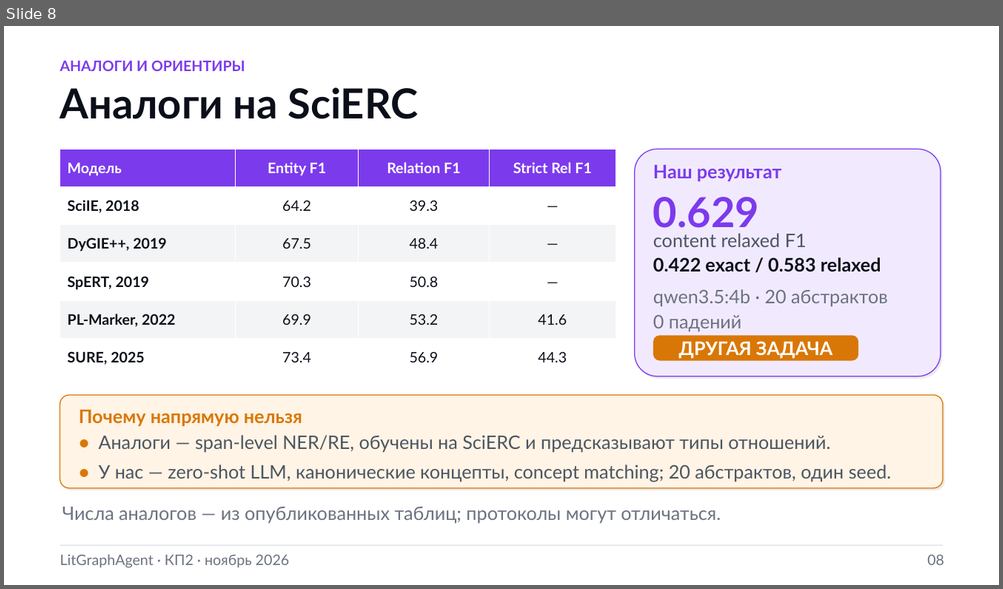
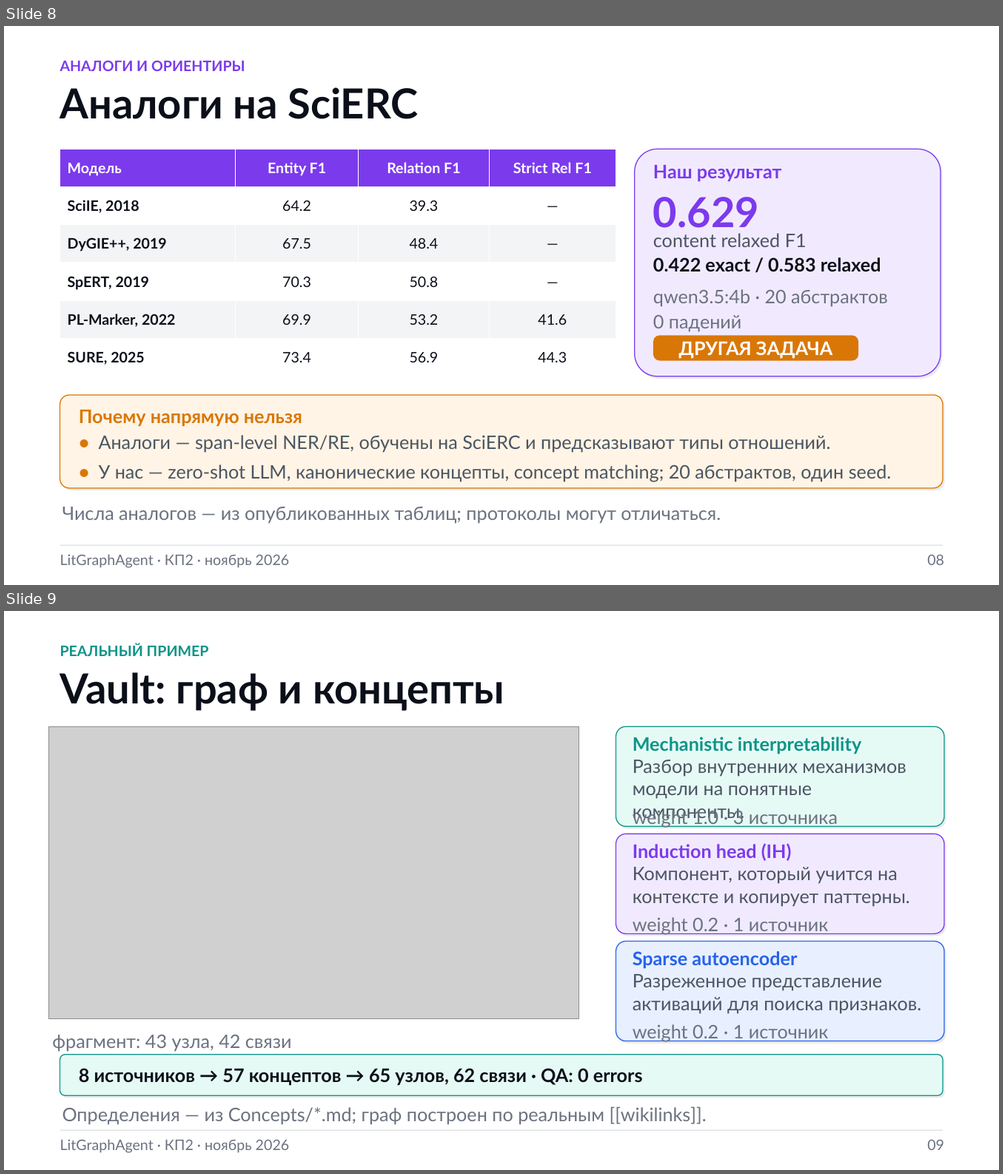
Before and after one commit to Icold21/lit-graph-agent, a slide deck: docs/kp2/kp2_presentation_kp1_style.pptx. Shown one above the other, each under a label of ours: slide 8 before the commit, slides 8 and 9 after it. The pictures are 1003x589 and 1003x1174 pixels, drawn with LibreOffice and Linux fonts; fonts in the diff are those of the drawing; grey boxes stand for pictures; background and template pictures are left out. Boxes give left, top, right and bottom in pixels: in the first picture for what was removed or moved away, otherwise in the second. Text is boxed around its words. In the diff, an @@ line names an element or a change of style, - is before the commit and + after.

Commit message:
docs(kp2): add real vault graph example slide

```diff
--- a/docs/kp2/kp2_presentation_kp1_style.pptx
+++ b/docs/kp2/kp2_presentation_kp1_style.pptx
@@ slide 9 added at (x1=4, y1=611, x2=999, y2=1170), background picture (left out) @@
@@ text added at (x1=60, y1=644, x2=209, y2=656), 14 pt, text #0D9488, bold @@
+РЕАЛЬНЫЙ ПРИМЕР
@@ text added at (x1=60, y1=672, x2=504, y2=711), 40 pt, text #0B0F19, bold @@
+Vault: граф и концепты
@@ picture added at (x1=48, y1=726, x2=578, y2=1019) @@
@@ rounded rectangle added at (x1=616, y1=726, x2=944, y2=826), fill #E6FAF5, outline #0D9488 0.9 pt @@
@@ rounded rectangle added at (x1=617, y1=729, x2=945, y2=829), fill #E9EAEC @@
@@ text added at (x1=632, y1=737, x2=861, y2=755), 18 pt, text #0D9488, bold @@
+Mechanistic interpretability
@@ text added at (x1=632, y1=760, x2=905, y2=821), 18 pt, text #4B5563 @@
+Разбор внутренних механизмов модели на понятные компоненты.
@@ text added at (x1=632, y1=809, x2=837, y2=827), 18 pt, text #6B7280 @@
+weight 1.0 · 3 источника
@@ rounded rectangle added at (x1=616, y1=834, x2=944, y2=934), fill #F1EAFF, outline #7C3AED 0.9 pt @@
@@ rounded rectangle added at (x1=617, y1=836, x2=945, y2=937), fill #E9EAEC @@
@@ text added at (x1=632, y1=843, x2=791, y2=861), 18 pt, text #7C3AED, bold @@
+Induction head (IH)
@@ text added at (x1=632, y1=867, x2=910, y2=906), 18 pt, text #4B5563 @@
+Компонент, который учится на контексте и копирует паттерны.
@@ text added at (x1=632, y1=917, x2=828, y2=935), 18 pt, text #6B7280 @@
+weight 0.2 · 1 источник
@@ rounded rectangle added at (x1=616, y1=942, x2=944, y2=1042), fill #E8EFFF, outline #2563EB 0.9 pt @@
@@ rounded rectangle added at (x1=617, y1=944, x2=945, y2=1044), fill #E9EAEC @@
@@ text added at (x1=632, y1=951, x2=797, y2=969), 18 pt, text #2563EB, bold @@
+Sparse autoencoder
@@ text added at (x1=632, y1=974, x2=921, y2=1014), 18 pt, text #4B5563 @@
+Разреженное представление активаций для поиска признаков.
@@ text added at (x1=632, y1=1025, x2=828, y2=1042), 18 pt, text #6B7280 @@
+weight 0.2 · 1 источник
@@ text added at (x1=52, y1=1035, x2=292, y2=1052), 18 pt, text #6B7280 @@
+фрагмент: 43 узла, 42 связи
@@ rounded rectangle added at (x1=60, y1=1055, x2=942, y2=1096), fill #E6FAF5, outline #0D9488 0.9 pt @@
@@ rounded rectangle added at (x1=62, y1=1057, x2=945, y2=1098), fill #E9EAEC @@
@@ text added at (x1=79, y1=1068, x2=643, y2=1085), 18 pt, text #0B0F19, bold @@
+8 источников → 57 концептов → 65 узлов, 62 связи · QA: 0 errors
@@ text added at (x1=62, y1=1107, x2=706, y2=1125), 18 pt, text #6B7280 @@
+Определения — из Concepts/*.md; граф построен по реальным [[wikilinks]].
@@ rectangle added at (x1=60, y1=1130, x2=942, y2=1131), fill #D1D5DB @@
@@ text added at (x1=60, y1=1139, x2=290, y2=1153), 14 pt, text #6B7280 @@
+LitGraphAgent · КП2 · ноябрь 2026
@@ text added at (x1=927, y1=1140, x2=944, y2=1150), 14 pt, text #6B7280 @@
+09
```
Also in this commit, not shown: 2 slides changed, 3 other files.
